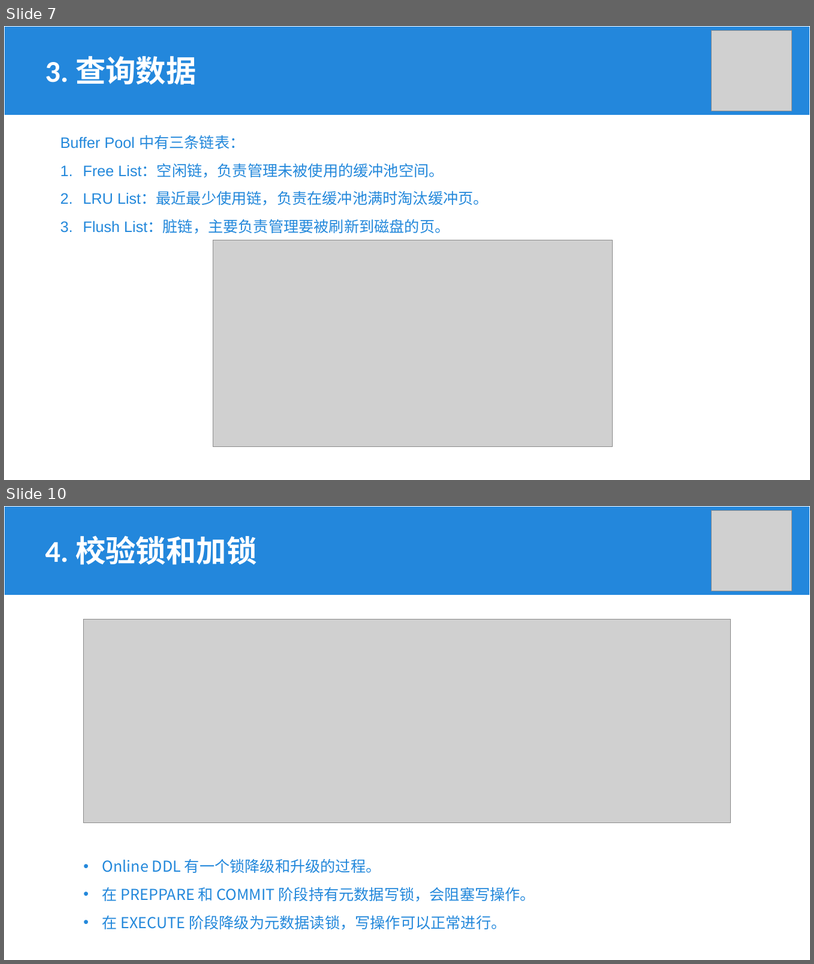
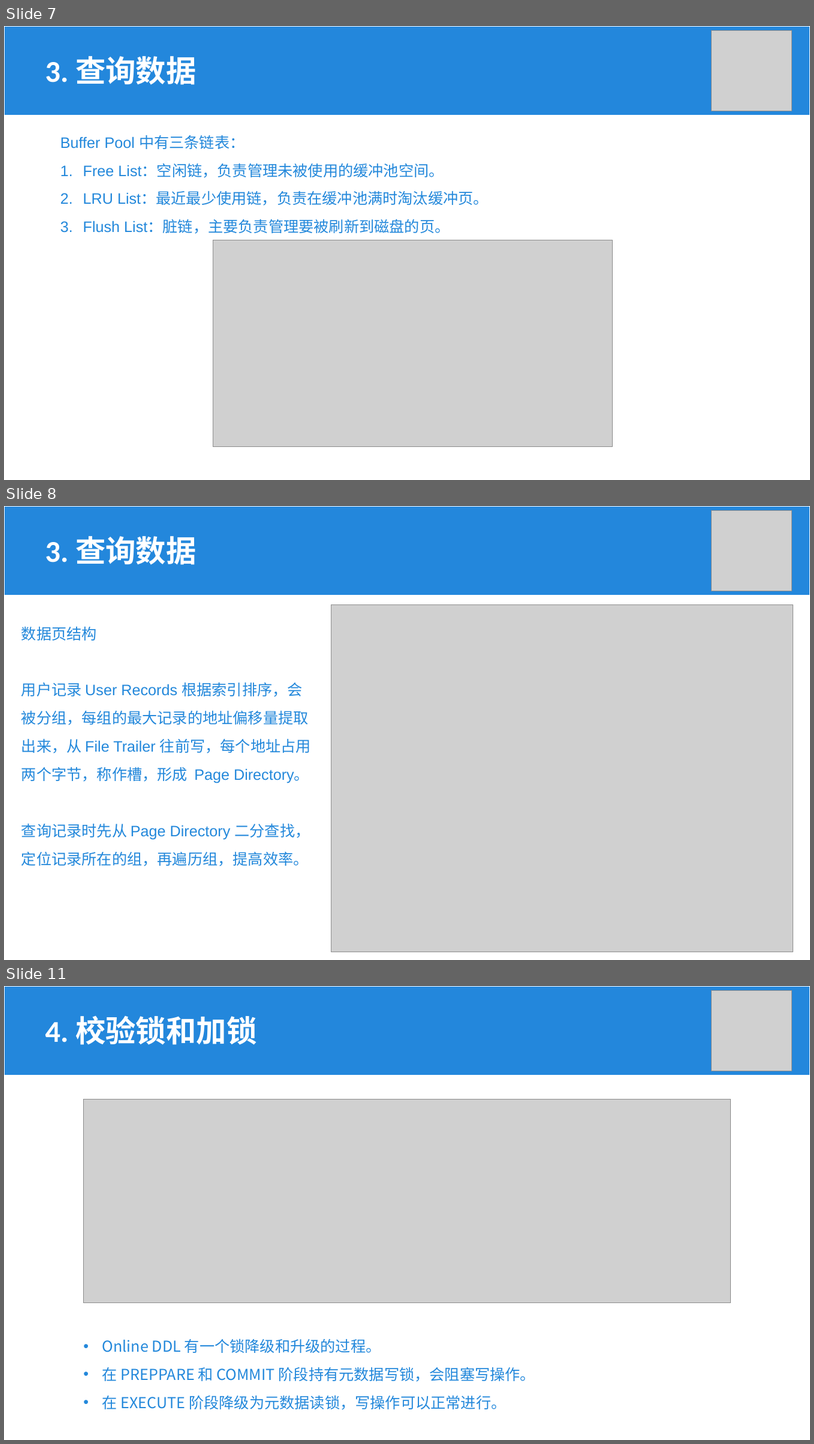
Before and after one commit to Khighness/bplustree, a slide deck: docs/cantai.pptx. Shown one above the other, each under a label of ours: slides 7 and 10 before the commit, slides 7, 8 and 11 after it; the slides between them are not shown. The pictures are 814x964 and 814x1444 pixels, drawn with LibreOffice and Linux fonts; fonts in the diff are those of the drawing; grey boxes stand for pictures. Boxes give left, top, right and bottom in pixels: in the first picture for what was removed or moved away, otherwise in the second. Text is boxed around its words. In the diff, an @@ line names an element or a change of style, - is before the commit and + after.

```diff
--- a/docs/cantai.pptx
+++ b/docs/cantai.pptx
@@ slide 8 added at [4,506,810,960], background #FFFFFF @@
@@ rectangle added at [4,506,810,595], fill #2387DC, outline #FFFFFF 1 pt @@
@@ picture added at [712,510,792,591] @@
@@ text added at [45,536,197,565], 36 pt, text #FFFFFF, bold @@
+3. 查询数据
@@ picture added at [332,604,794,951] @@
@@ text added at [21,626,311,866], 18 pt, text #2388DB @@
+数据页结构
+用户记录 User Records 根据索引排序，会被分组，每组的最大记录的地址偏移量提取出来，从 File Trailer 往前写，每个地址占用两个字节，称作槽，形成 Page Directory。
+查询记录时先从 Page Directory 二分查找，定位记录所在的组，再遍历组，提高效率。
@@ what was slide 10 is now slide 11 @@
```
Also in this commit, not shown: 6 slides changed, 1 other slide added, 1 other file.
